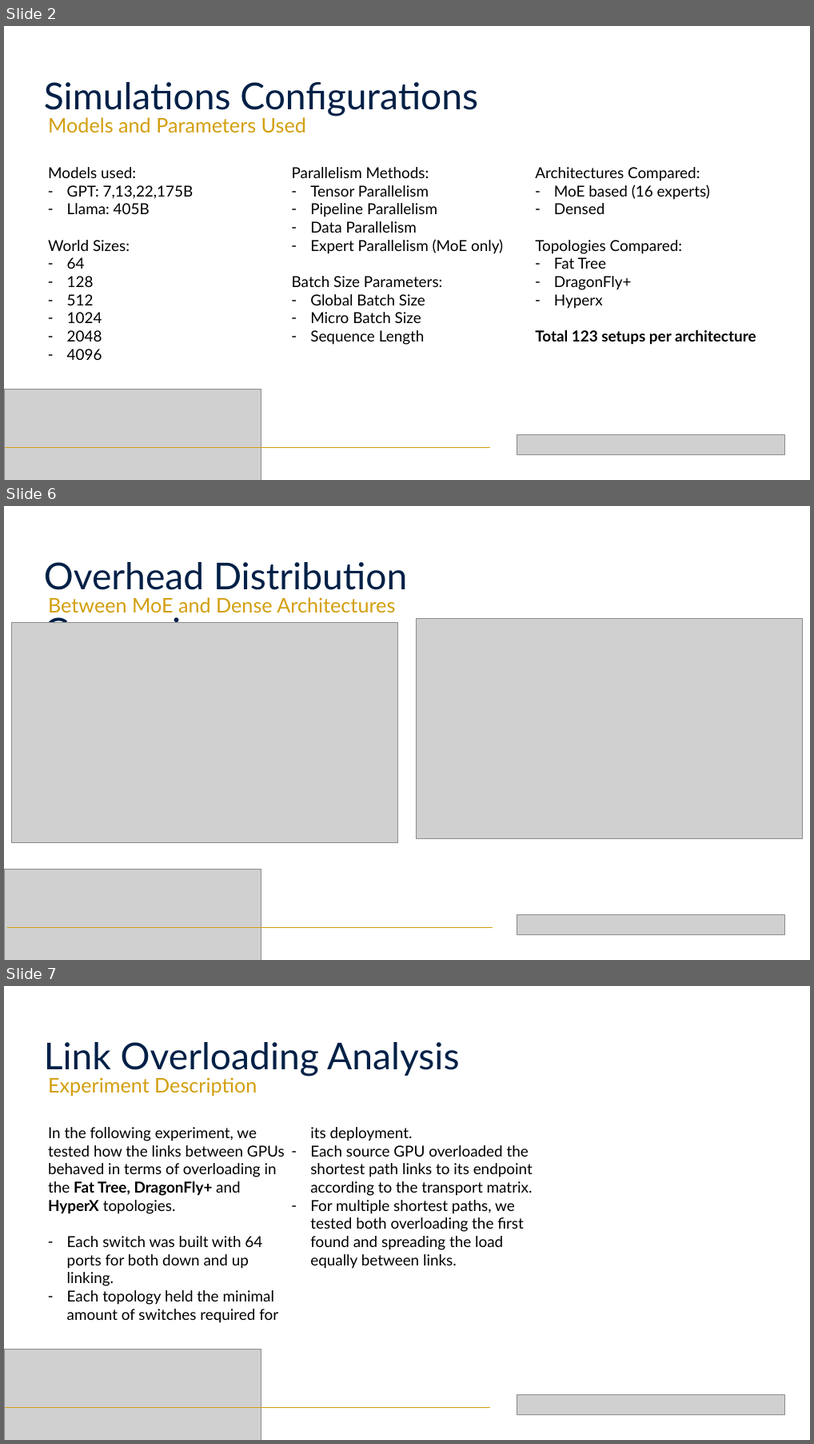
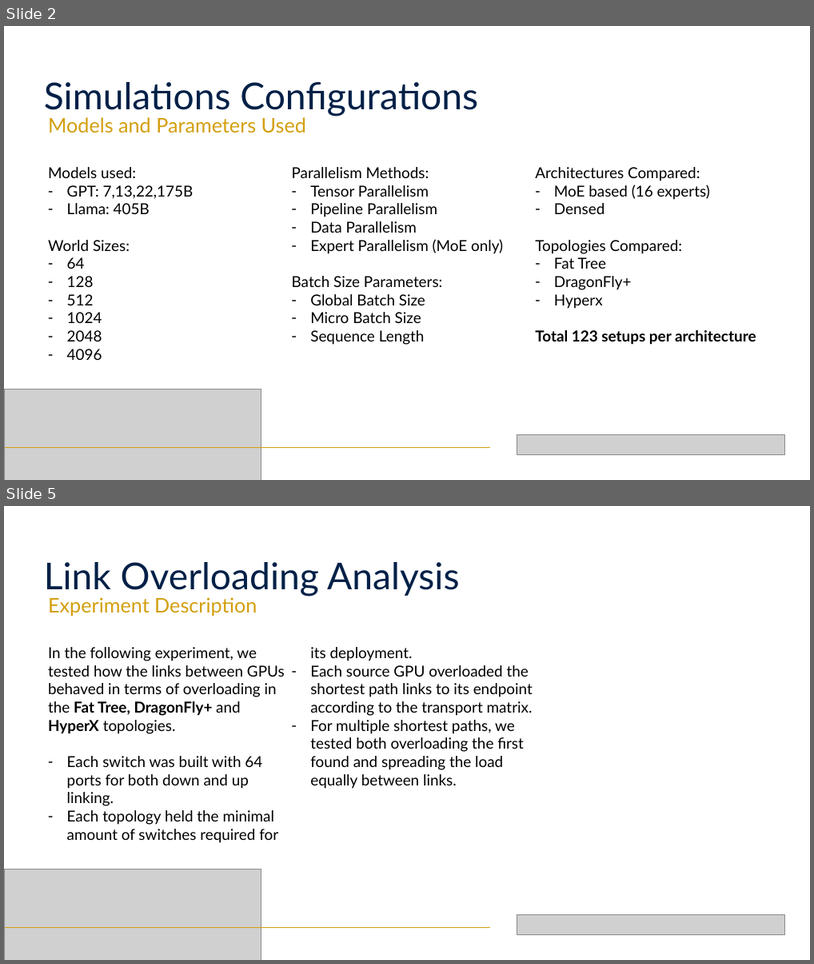
Before and after one commit to eden-avidan/llm_dc_topologies, a slide deck: CSSlideshow_Eng/CSSlideshowTemp4Eng.pptx. Shown one above the other, each under a label of ours: slides 2, 6 and 7 before the commit, slides 2 and 5 after it; the slides between them are not shown. The pictures are 814x1444 and 814x964 pixels, drawn with LibreOffice and Linux fonts; fonts in the diff are those of the drawing; grey boxes stand for pictures. Boxes give left, top, right and bottom in pixels: in the first picture for what was removed or moved away, otherwise in the second. Text is boxed around its words. In the diff, an @@ line names an element or a change of style, - is before the commit and + after.

```diff
--- a/CSSlideshow_Eng/CSSlideshowTemp4Eng.pptx
+++ b/CSSlideshow_Eng/CSSlideshowTemp4Eng.pptx
@@ slide 6 removed at bbox=[4, 506, 810, 960], background #FFFFFF @@
@@ text removed at bbox=[44, 562, 407, 623] @@
-Overhead Distribution Comparison
@@ text removed at bbox=[48, 597, 395, 613] @@
-Between MoE and Dense Architectures
@@ picture removed at bbox=[12, 623, 398, 843] @@
@@ picture removed at bbox=[417, 618, 803, 838] @@
@@ picture removed at bbox=[4, 868, 262, 960] @@
@@ line removed from (7, 928) to (493, 928) @@
@@ picture removed at bbox=[517, 914, 786, 934] @@
@@ what was slide 7 is now slide 5 @@
```
Also in this commit, not shown: 2 slides changed, 1 other slide removed, 49 other files.
